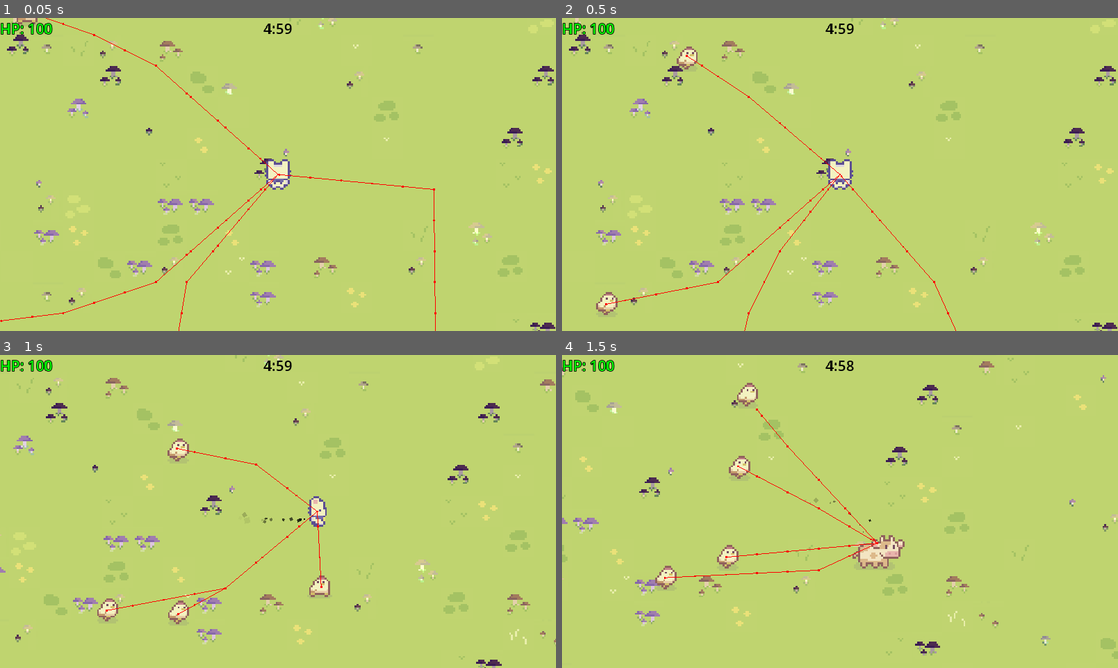
Above: before the commit, frames 1-4 (two rows, left to right).
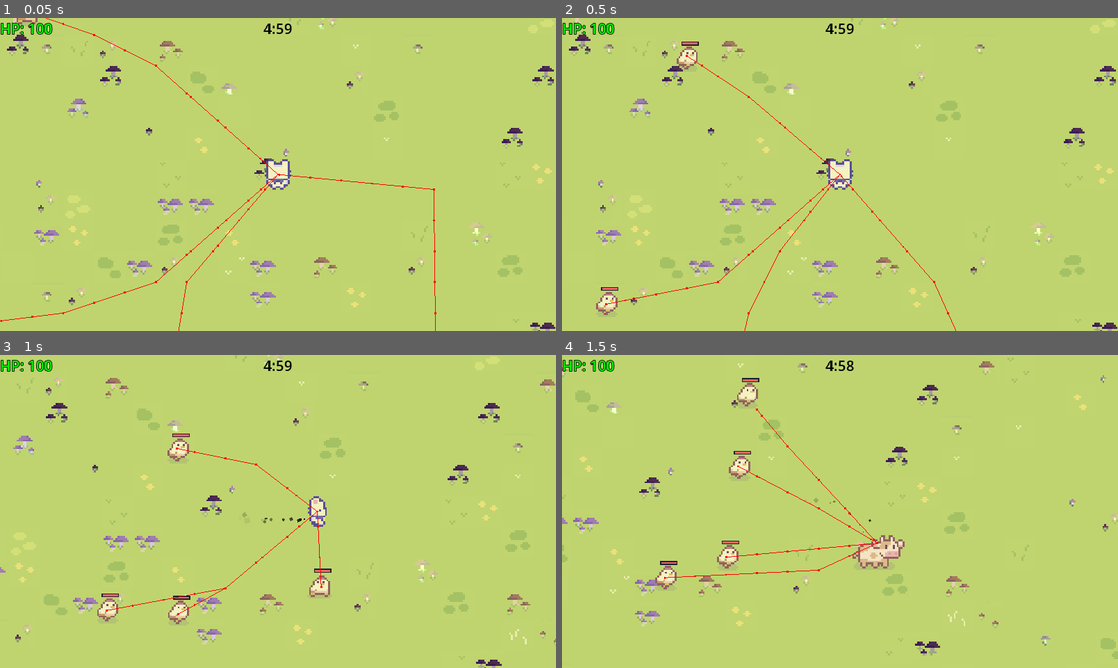
Above: after the commit, the same moments.

Repository: pick-ax-e/Mini-Jam-156-Jame-Gam-29
Game: Godot game, scene res://scenes/main.tscn
Same seed, same stepped clock (60 frames per second), same inputs: the game is played once before the commit and once after it.
Inputs:
- Up to frame 1 (0.05 s): no input
- Up to frame 2 (0.5 s): no input
- Up to frame 3 (1 s): hold D (move_right) from 0.53 s (still down); hold 1 (attack1) from 0.53 s (still down)
- Up to frame 4 (1.5 s): release D (move_right) at 1.28 s; release 1 (attack1) at 1.28 s; hold S (move_back) from 1.28 s (still down); tap 2 (attack2) at 1.35 s

Frame 1 is identical in both runs. In frame 2, less than 0.1% of the frame differs, in the area x 7-25%, y 7-88%; in frame 3, 0.1%; in frame 4, 0.2%, in the area x 17-36%, y 7-68%.

Commit message:
enemy healthbar

Diff:
--- a/scenes/enemy.tscn
+++ b/scenes/enemy.tscn
@@ -287,3 +287,45 @@
 scale = Vector2(4, 4)
 sprite_frames = SubResource("SpriteFrames_p4je5")
 animation = &"charge_down"
+
+[node name="hp" type="Control" parent="."]
+layout_mode = 3
+anchors_preset = 7
+anchor_left = 0.5
+anchor_top = 1.0
+anchor_right = 0.5
+anchor_bottom = 1.0
+offset_top = -30.0
+offset_bottom = -30.0
+grow_horizontal = 2
+grow_vertical = 0
+
+[node name="background" type="ColorRect" parent="hp"]
+layout_mode = 1
+anchors_preset = 8
+anchor_left = 0.5
+anchor_top = 0.5
+anchor_right = 0.5
+anchor_bottom = 0.5
+offset_left = -18.0
+offset_top = -4.0
+offset_right = 18.0
+offset_bottom = 4.0
+grow_horizontal = 2
+grow_vertical = 2
+color = Color(0.101961, 0.12549, 0.172549, 1)
+
+[node name="fill" type="ColorRect" parent="hp"]
+layout_mode = 1
+anchors_preset = 8
+anchor_left = 0.5
+anchor_top = 0.5
+anchor_right = 0.5
+anchor_bottom = 0.5
+offset_left = -16.0
+offset_top = -2.0
+offset_right = 16.0
+offset_bottom = 2.0
+grow_horizontal = 2
+grow_vertical = 2
+color = Color(0.960784, 0.396078, 0.396078, 1)
--- a/scripts/enemy/basic_enemy.gd
+++ b/scripts/enemy/basic_enemy.gd
@@ -54,6 +54,7 @@
 	return animation_state_to_string(animation_state) + "_" + animation_direction_to_string(animation_direction)
 
 func _process(delta: float) -> void:
+	super._process(delta)
 	if velocity.dot(Vector2.RIGHT) > 0.5:
 		animation_direction = AnimationDirection.RIGHT
 	elif velocity.dot(Vector2.UP) > 0.5:
--- a/scripts/enemy/enemy.gd
+++ b/scripts/enemy/enemy.gd
@@ -9,8 +9,10 @@
 @export var attack_damage: float
 @export var speed: float
 
+@onready var health_bar: ColorRect = $hp/fill
 @onready var navigation_agent: NavigationAgent2D = $NavigationAgent2D
 @onready var start_position = global_position
+@onready var max_health = health
 
 var state = State.IDLE
 var is_attacking = false
@@ -18,6 +20,9 @@
 
 func _ready():
 	navigation_agent.velocity_computed.connect(Callable(_on_velocity_computed))
+
+func _process(delta: float) -> void:
+	health_bar.scale = Vector2(clampf(health / max_health, 0, 1), 1)
 
 func _physics_process(delta: float):
 	if state == State.IDLE:
@@ -38,7 +43,6 @@
 
 	if is_attacking:
 		_do_attack(delta)
-
 
 # Handles the movement of an enemy
 func move_to_target(delta: float):
